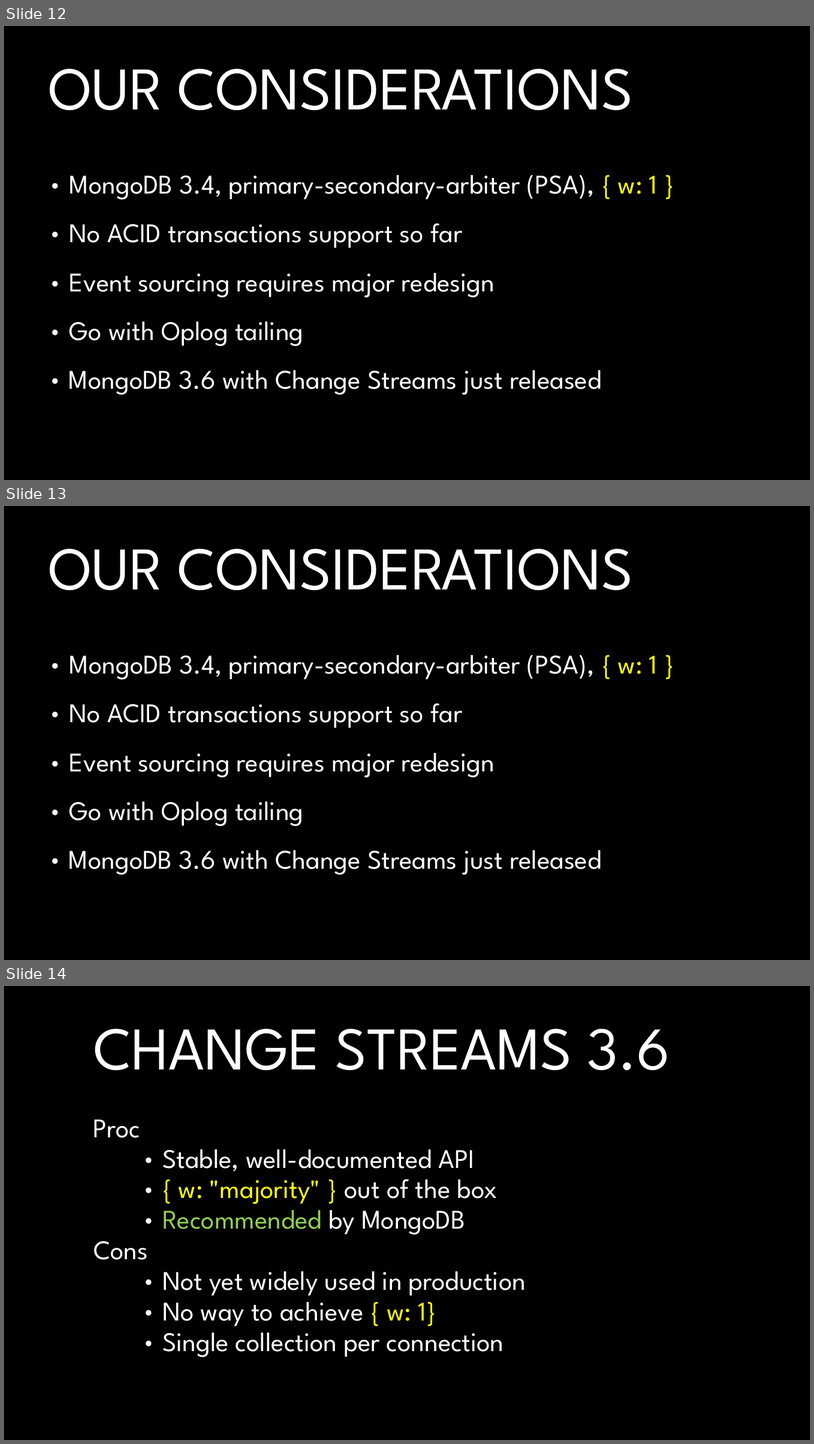
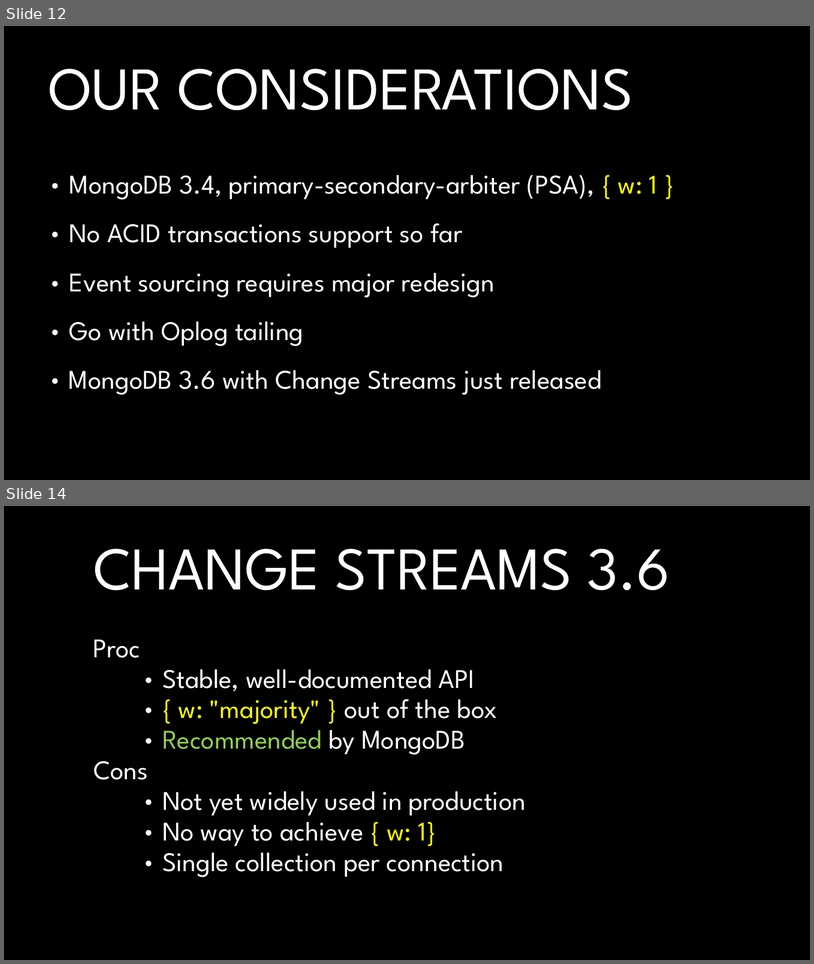
Before and after one commit to andrii-litvinov/event-driven-mongodb, a slide deck: t18-event-mongodb.pptx. Shown one above the other, each under a label of ours: slides 12, 13 and 14 before the commit, slides 12 and 14 after it; the slides between them are not shown. The pictures are 814x1444 and 814x964 pixels, drawn with LibreOffice and Linux fonts; fonts in the diff are those of the drawing; background and template pictures are left out. Boxes give left, top, right and bottom in pixels: in the first picture for what was removed or moved away, otherwise in the second. Text is boxed around its words. In the diff, an @@ line names an element or a change of style, - is before the commit and + after.

Commit message:
Fix oplog tailing slide

```diff
--- a/t18-event-mongodb.pptx
+++ b/t18-event-mongodb.pptx
@@ slide 13 removed at (x1=4, y1=506, x2=810, y2=960), background picture (left out) @@
@@ title removed at (x1=48, y1=549, x2=634, y2=591) @@
-OUR CONSIDERATIONS
@@ text removed at (x1=69, y1=655, x2=658, y2=679) @@
-• MongoDB 3.4, primary-secondary-arbiter (PSA), { w: 1 }
@@ text removed at (x1=69, y1=703, x2=462, y2=728) @@
-• No ACID transactions support so far
@@ text removed at (x1=69, y1=753, x2=495, y2=777) @@
-• Event sourcing requires major redesign
@@ text removed at (x1=69, y1=801, x2=303, y2=826) @@
-• Go with Oplog tailing
@@ text removed at (x1=69, y1=850, x2=602, y2=874) @@
-• MongoDB 3.6 with Change Streams just released
```
Also in this commit, not shown: 1 slide added.
